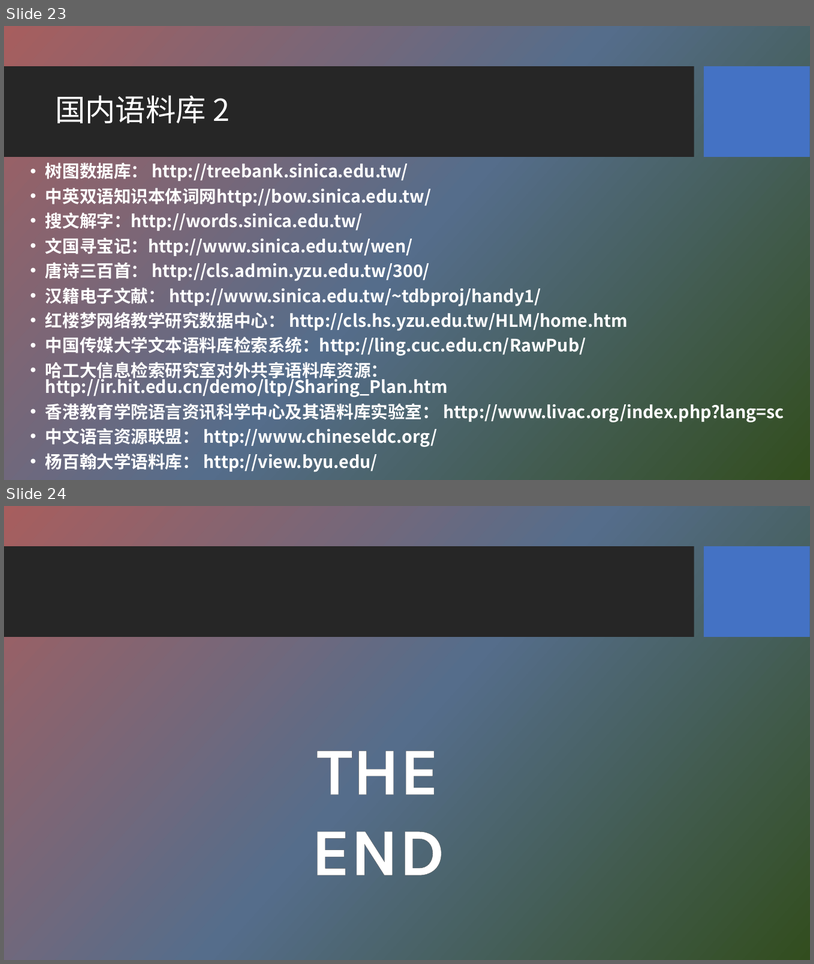
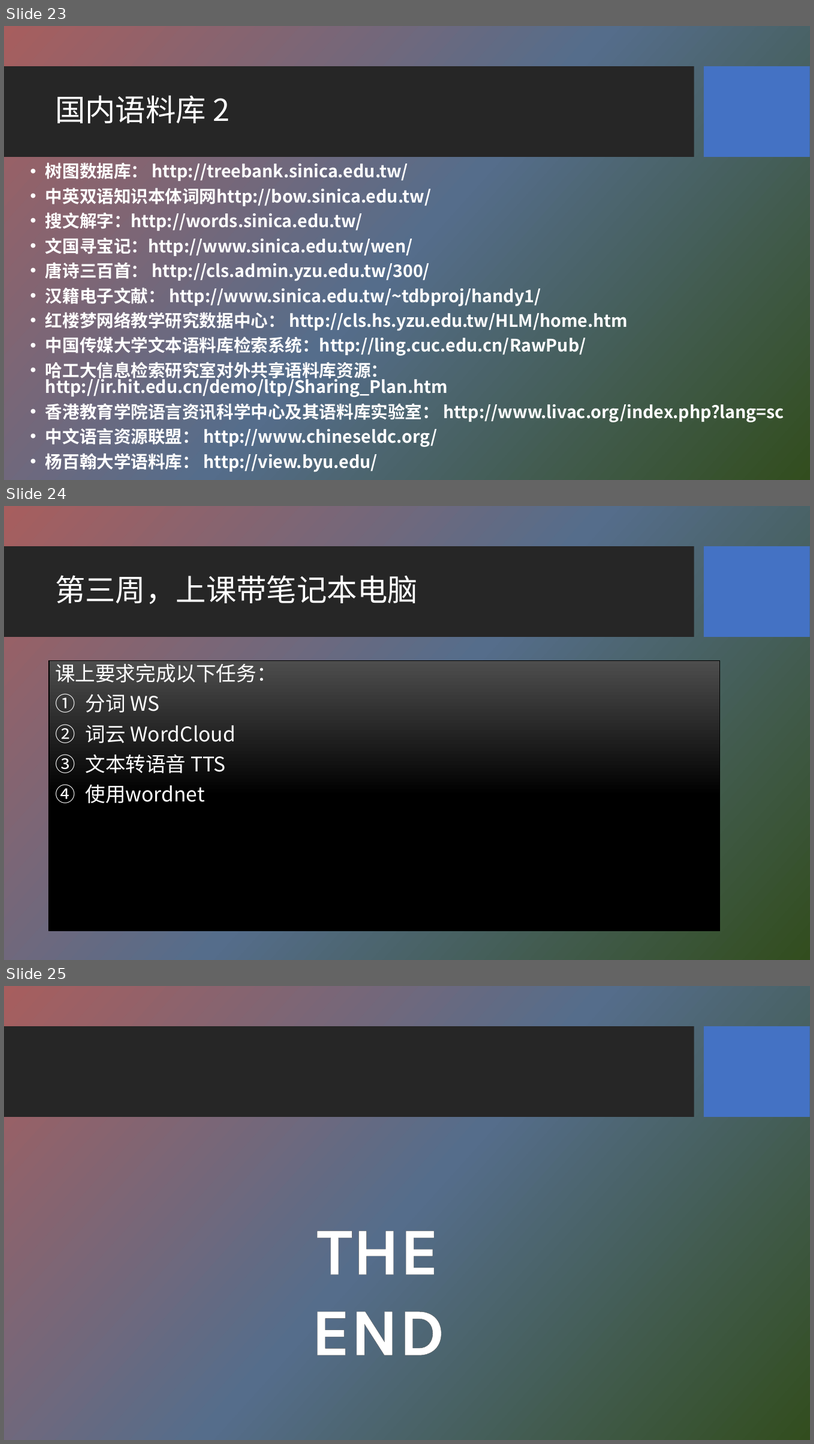
Before and after one commit to HBU/NLP_PPT, a slide deck: PPT-2020/ch02 语料库与词汇知识库.pptx. Shown one above the other, each under a label of ours: slides 23 and 24 before the commit, slides 23, 24 and 25 after it. The pictures are 814x964 and 814x1444 pixels, drawn with LibreOffice and Linux fonts; fonts in the diff are those of the drawing; background and template pictures are left out. Boxes give left, top, right and bottom in pixels: in the first picture for what was removed or moved away, otherwise in the second. Text is boxed around its words. In the diff, an @@ line names an element or a change of style, - is before the commit and + after.

```diff
--- a/PPT-2020/ch02 语料库与词汇知识库.pptx
+++ b/PPT-2020/ch02 语料库与词汇知识库.pptx
@@ slide 24 added at bbox=[4, 506, 810, 960], background picture (left out); not listed: 2 template elements that a slide beside it also shows @@
@@ title added at bbox=[55, 575, 418, 604], 36 pt, text #FFFFFF @@
+第三周，上课带笔记本电脑
@@ text added at bbox=[49, 661, 720, 931], fill gradient #4D4D4D to #000000, outline #000000 0.75 pt, 24 pt, text #FFFFFF @@
+课上要求完成以下任务：
+1. 分词 WS
+2. 词云 WordCloud
+3. 文本转语音 TTS
+4. 使用wordnet
@@ what was slide 24 is now slide 25 @@
```
Also in this commit, not shown: 10 slides changed, 1 other slide added, 1 slide removed.
